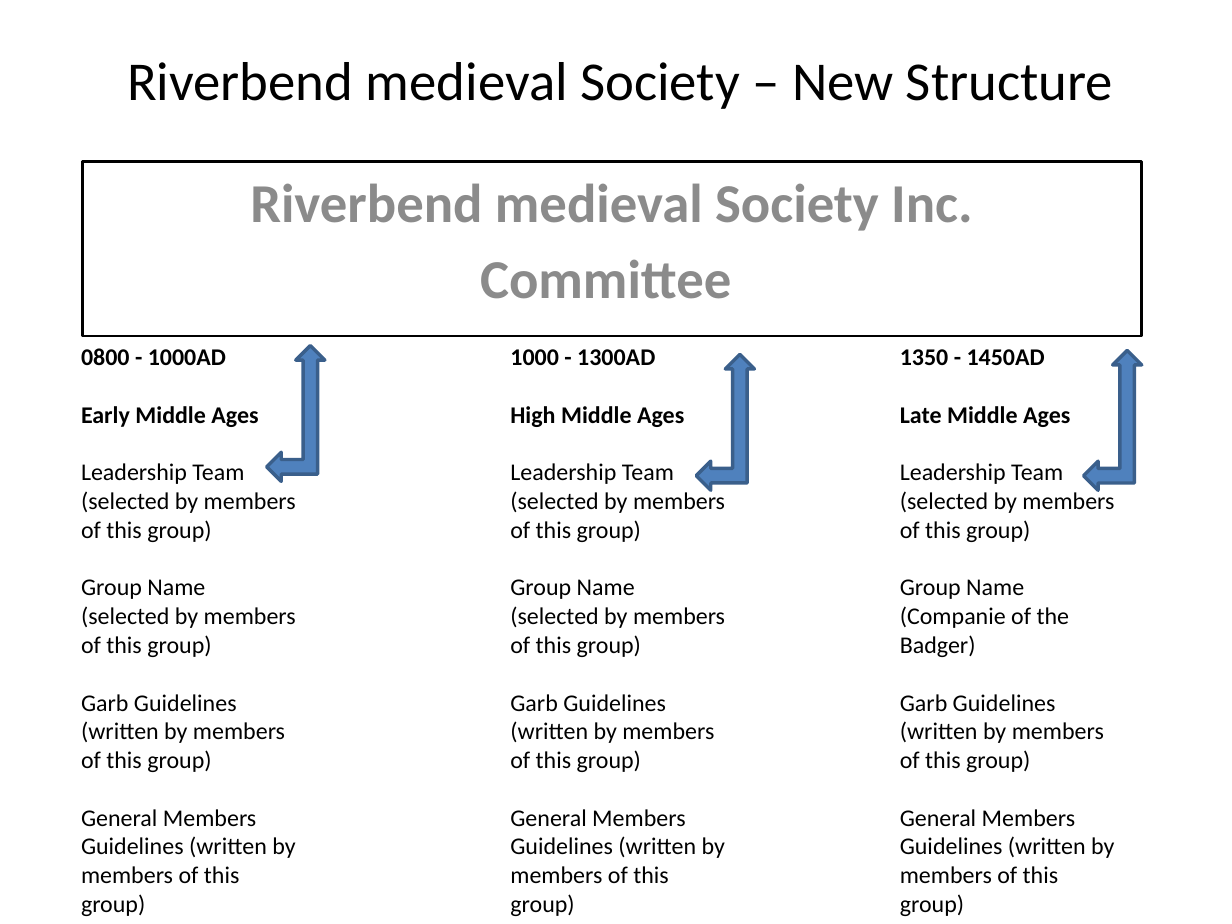
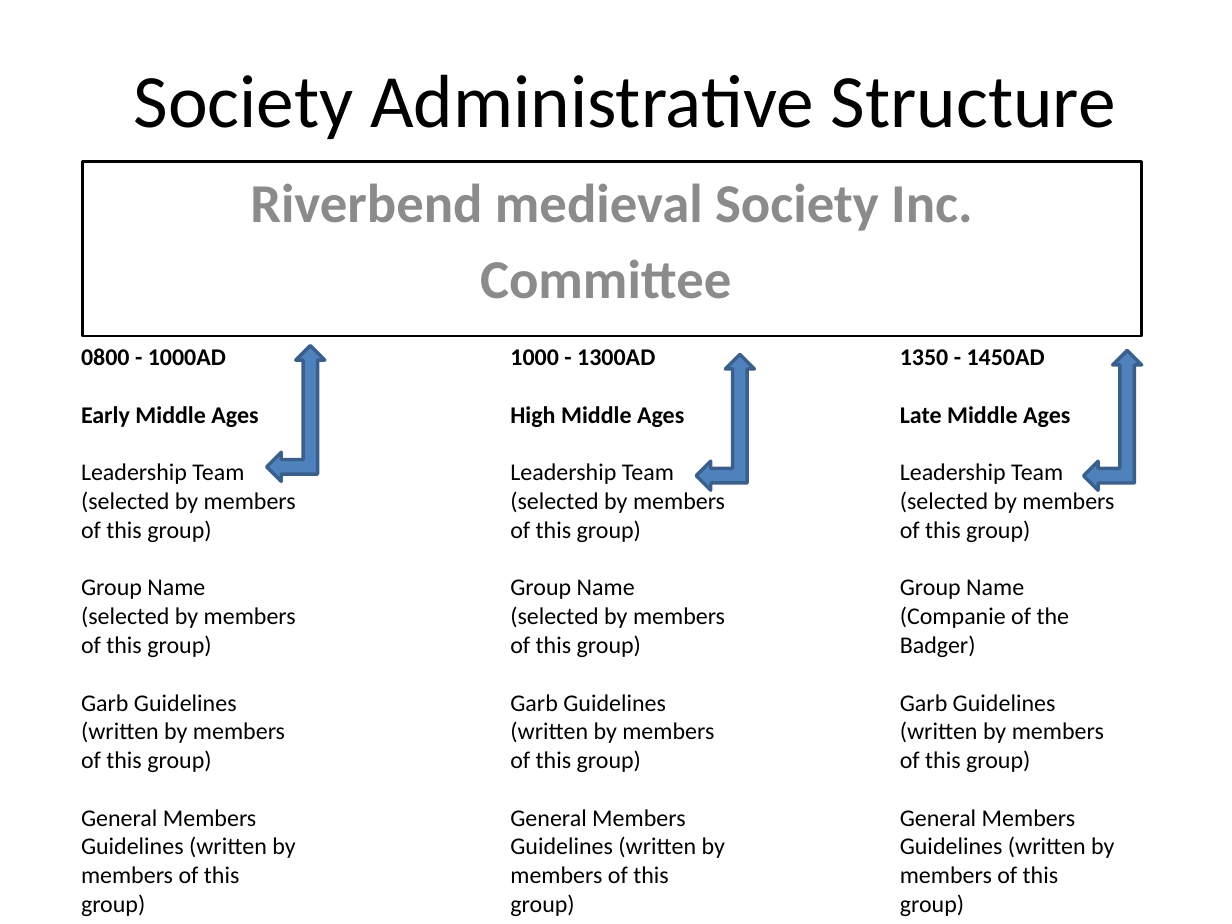
Before and after one commit to riverbend-medieval/riverbend-medieval.github.io, a slide deck: slide 1 of documents/2025/Riverbend medieval Society – New Structure.pptx. Drawn at 1232x924 pixels with LibreOffice and Linux fonts; fonts in the diff are those of the drawing. Boxes give left, top, right and bottom in pixels: in the first picture for what was removed or moved away, otherwise in the second. Text is boxed around its words. In the diff, an @@ line names an element or a change of style, - is before the commit and + after.

```diff
--- a/documents/2025/Riverbend medieval Society – New Structure.pptx
+++ b/documents/2025/Riverbend medieval Society – New Structure.pptx
@@ title at (x1=134, y1=74, x2=1116, y2=139): text changed; size 32 to 44 pt @@
-Riverbend medieval Society – New Structure
+Society Administrative Structure
```
Also in this commit, not shown: 3 other files.
